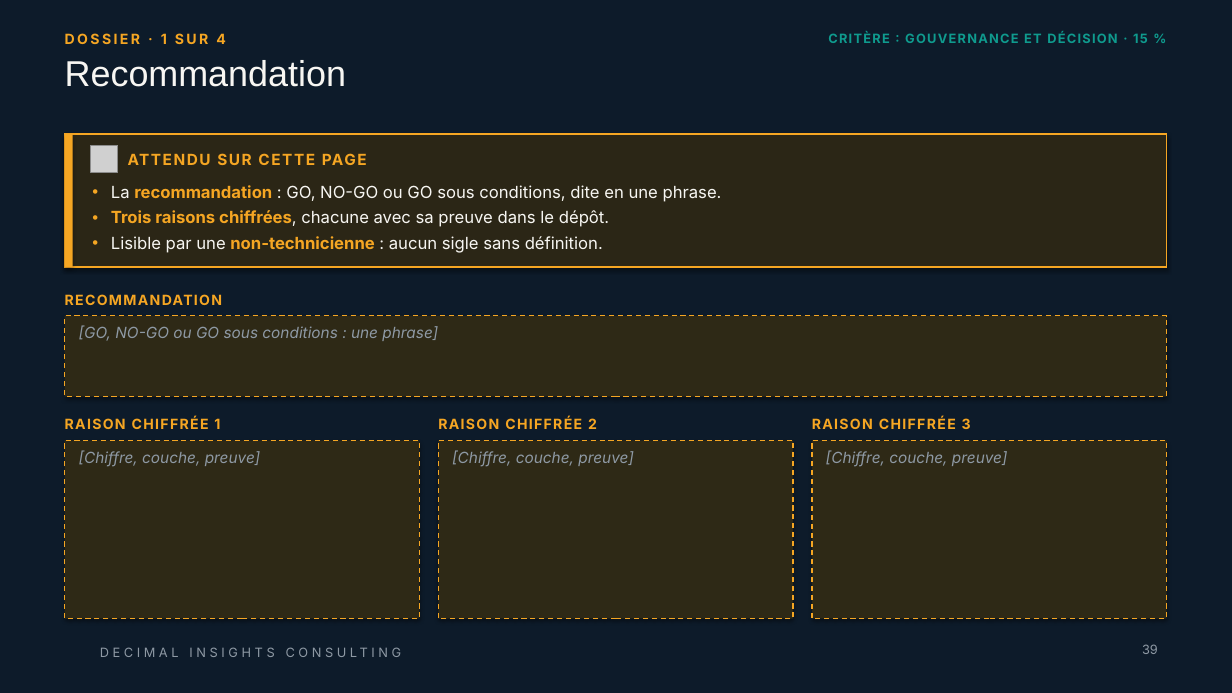
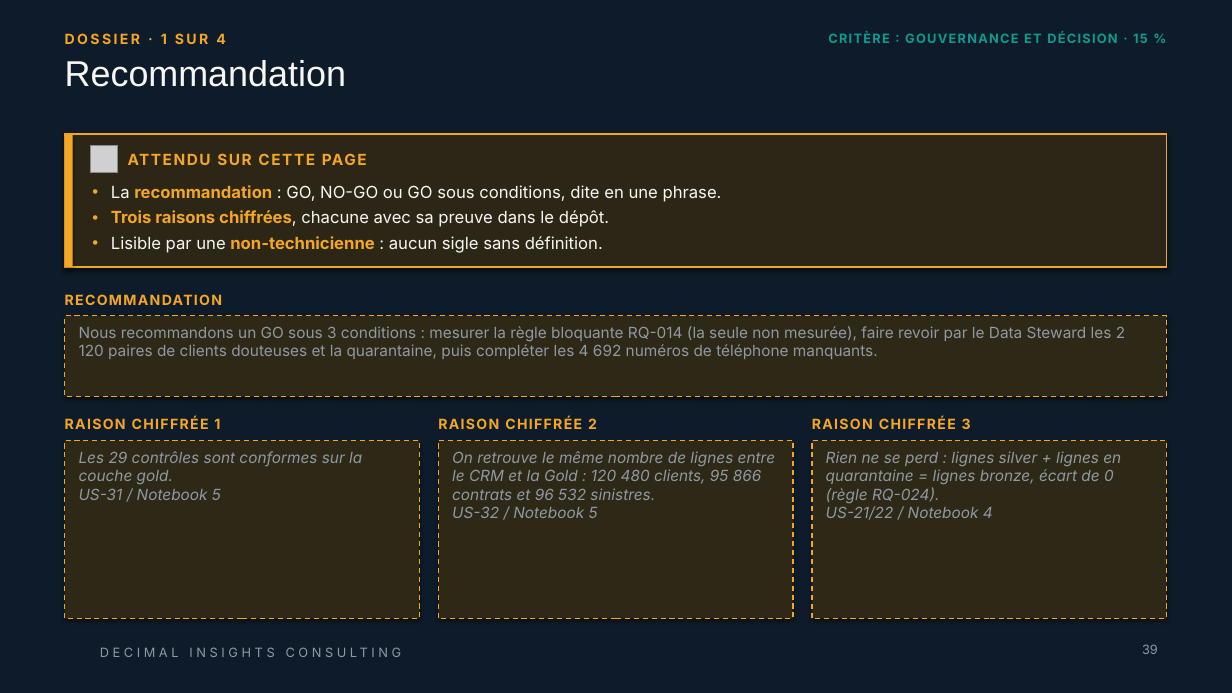
Before and after one commit to 0TRDavid/td-qualite-g00, a slide deck: slide 39 of livrables/Livrable_Groupe_TD_AssurConnect.pptx. Drawn at 1232x693 pixels with LibreOffice and Linux fonts; fonts in the diff are those of the drawing; grey boxes stand for pictures; background and template pictures are left out. Boxes give left, top, right and bottom in pixels: in the first picture for what was removed or moved away, otherwise in the second. Text is boxed around its words. In the diff, an @@ line names an element or a change of style, - is before the commit and + after.

```diff
--- a/livrables/Livrable_Groupe_TD_AssurConnect.pptx
+++ b/livrables/Livrable_Groupe_TD_AssurConnect.pptx
@@ text in rectangle at bbox=[79, 326, 1125, 359]: text changed; italic off @@
-[GO, NO-GO ou GO sous conditions : une phrase]
+Nous recommandons un GO sous 3 conditions : mesurer la règle bloquante RQ-014 (la seule non mesurée), faire revoir par le Data Steward les 2 120 paires de clients douteuses et la quarantaine, puis compléter les 4 692 numéros de téléphone manquants.
@@ text in rectangle at bbox=[79, 451, 362, 500]: text changed @@
-[Chiffre, couche, preuve]
+Les 29 contrôles sont conformes sur la couche gold.
+US-31 / Notebook 5
@@ text in rectangle at bbox=[452, 451, 775, 518]: text changed @@
-[Chiffre, couche, preuve]
+On retrouve le même nombre de lignes entre le CRM et la Gold : 120 480 clients, 95 866 contrats et 96 532 sinistres.
+US-32 / Notebook 5
@@ text in rectangle at bbox=[826, 451, 1121, 520]: text changed @@
-[Chiffre, couche, preuve]
+Rien ne se perd : lignes silver + lignes en quarantaine = lignes bronze, écart de 0 (règle RQ-024).
+US-21/22 / Notebook 4
```
Also in this commit, not shown: 29 other slides changed, 1 slide added.
